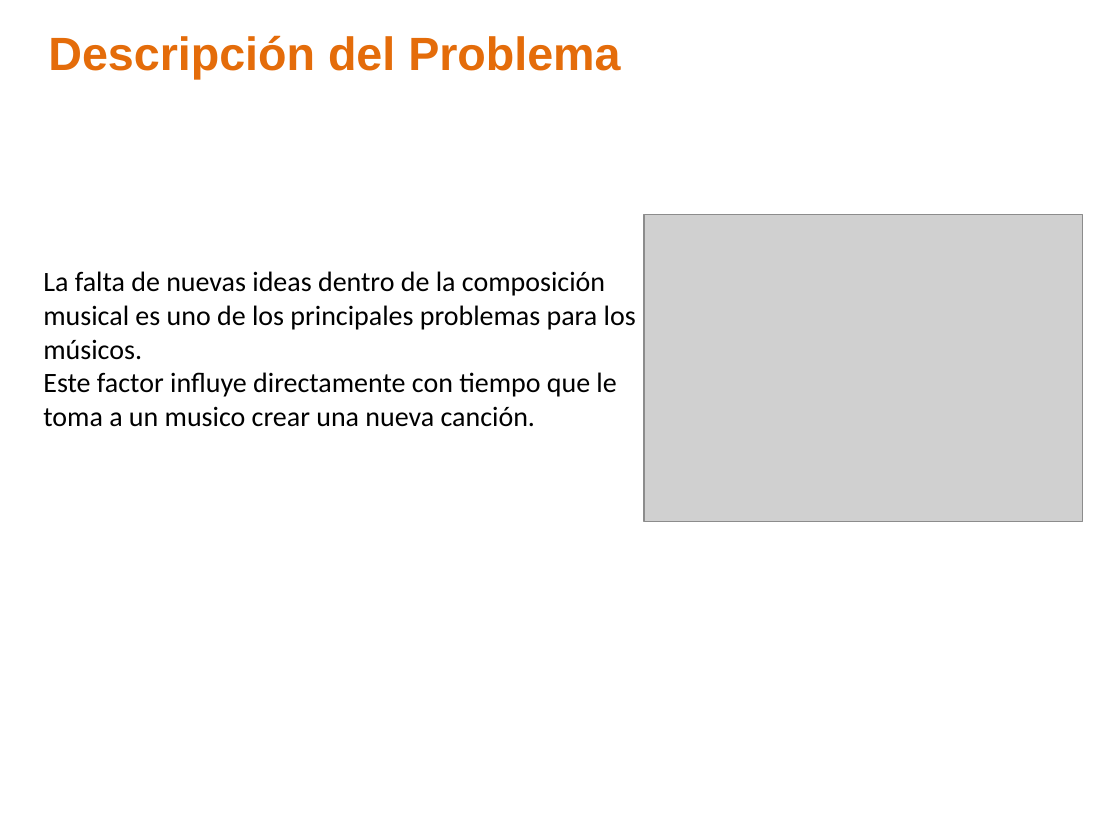
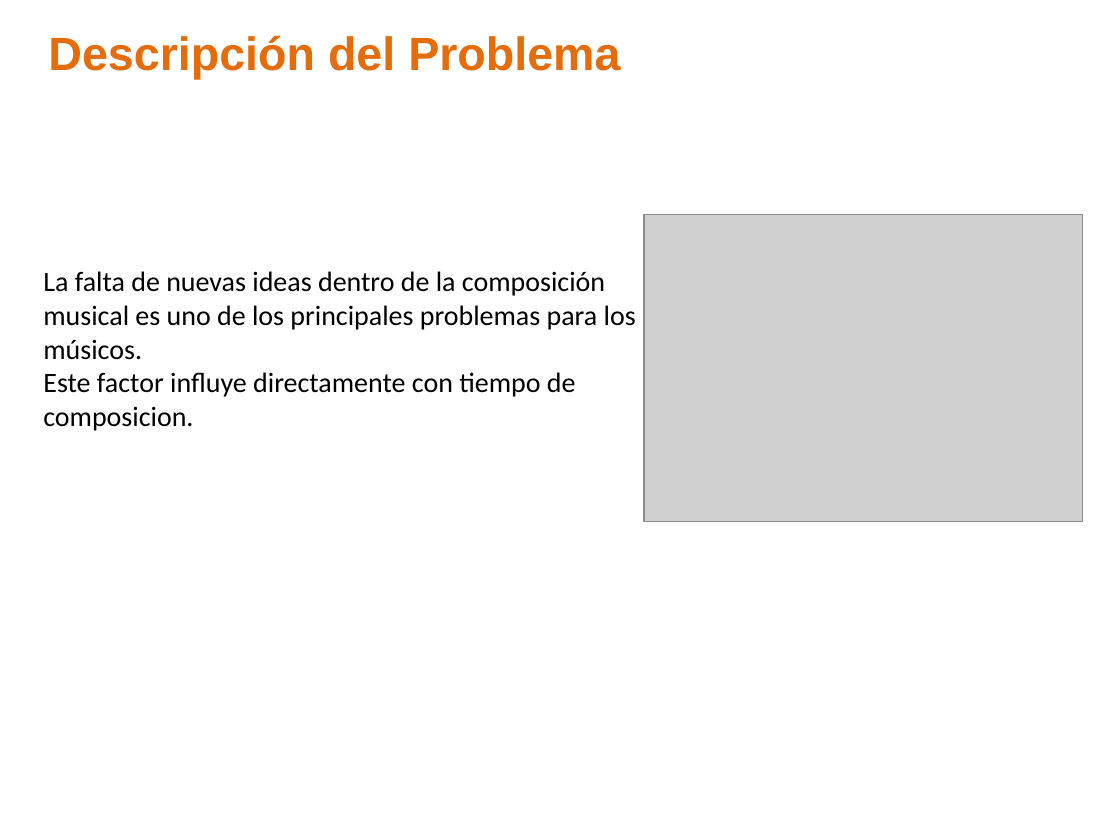
Before and after one commit to ealn/Tesis, a slide deck: slide 2 of Presentacion.pptx. Drawn at 1120x840 pixels with LibreOffice and Linux fonts; fonts in the diff are those of the drawing; grey boxes stand for pictures; background and template pictures are left out. Boxes give left, top, right and bottom in pixels: in the first picture for what was removed or moved away, otherwise in the second. Text is boxed around its words. In the diff, an @@ line names an element or a change of style, - is before the commit and + after.

```diff
--- a/Presentacion.pptx
+++ b/Presentacion.pptx
@@ text at (43,372,576,431): text changed @@
-Este factor influye directamente con tiempo que le toma a un musico crear una nueva canción.
+Este factor influye directamente con tiempo de composicion.
```
Also in this commit, not shown: 8 other slides changed, 9 slides added, 4 slides removed, 6 other files.
